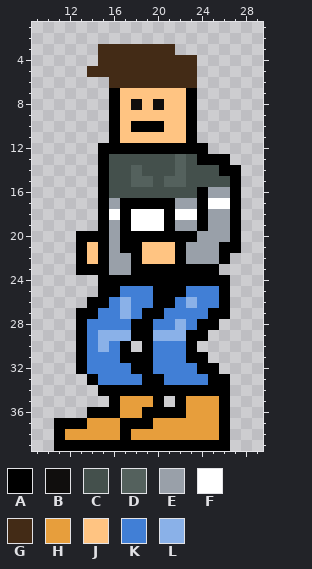
Pixel-art sprite: data/Sprites/NPC/Dennis/DennisIdle0.png. The picture above was drawn from the file before the commit.
The file is 40x40 pixels. Pixels under 10% opacity are left out. Colours within 5 levels of each other are drawn and written as one. Shown: x 9..29, y 1..39.
Palette (. is transparent): A #000000  B #100e0d  C #44504c  D #54615d  E #99a0a9  F #ffffff  G #432b16  H #e79e3c  J #ffc482  K #417fd6  L #8ab1e8
Now the later version:
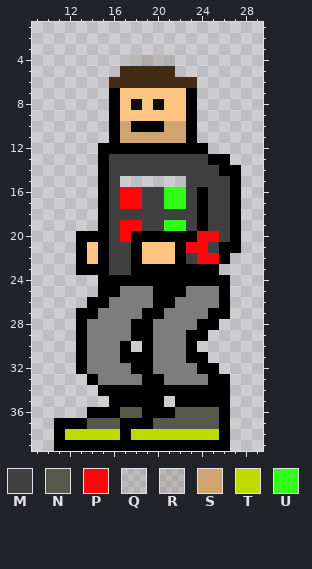
Colours new in this view: M #404040  N #57594a  P #ff070a  Q #432b161a  R #432b1622  S #cfa372  T #c0d900  U #31ff18
Difference:
Colour K changes from #417fd6 to #7d7d7d.
Colour A replaces colour H in row 35 at x 17 to 19 and 23 to 25.
Colour K replaces colour L in row 26 at x 17 and 23; in row 27 at x 17; in row 28 at x 22; in row 29 at x 15 to 17 and 20 to 22; in row 30 at x 15.
Colour M replaces colour A in row 13 at x 24; in row 17 at x 19 to 20; in row 18 at x 17 and 21; in row 21 at x 17.
Colour M replaces colour C in row 13 at x 16 to 21 and 23; in row 14 at x 16 to 17, 19 to 21 and 23 to 25; in row 15 at x 16 and 23 to 26; in row 16 at x 16, 19 to 20 and 23.
Colour M replaces colour D in row 13 at x 22; in row 14 at x 18 and 22.
Colour M replaces colour E in row 16 at x 25 to 26; in row 17 at x 16 and 23; in row 18 at x 25 to 26; in row 19 at x 16, 23 and 25 to 26; in row 20 at x 16 and 26; in row 21 at x 16 and 25.
Colour M replaces colour E in row 22 at x 16 to 17 and 23; in row 23 at x 16 to 17.
Colour M replaces colour F in row 17 at x 25 to 26; in row 18 at x 16, 18 to 20 and 22 to 23; in row 19 at x 19 to 20.
Colour N replaces colour A in row 36 at x 22.
Colour N replaces colour H in row 36 at x 17 to 18 and 23 to 25; in row 37 at x 14 to 16 and 20 to 25.
Colour P replaces colour A in row 17 at x 17 to 18; in rows 19 to 20 at x 17.
Colour P replaces colour C in row 16 at x 17 to 18.
Colour P replaces colour E in row 20 at x 24 to 25; in row 21 at x 23 to 24; in row 22 at x 24 to 25.
Colour P replaces colour F in row 19 at x 18.
Colour Q replaces colour G in row 4 at x 21.
Colour R replaces colour G in row 4 at x 18 to 20.
Colour S replaces colour J in row 10 at x 17 and 21 to 22; in row 11 at x 17 to 22.
Colour T replaces colour H in row 38 at x 12 to 16 and 18 to 25.
Colour U replaces colour A in row 17 at x 21; in row 19 at x 21.
Colour U replaces colour C in row 16 at x 21 to 22.
Colour U replaces colour E in row 17 at x 22; in row 19 at x 22.
Colour C is removed in row 15 at x 17 and 20.
Colour D is removed in row 15 at x 18 to 19 and 21 to 22.
Colour G is removed in row 3 at x 15 to 21; in row 4 at x 15 to 17 and 22 to 23; in row 5 at x 14 to 16 and 22 to 23.
